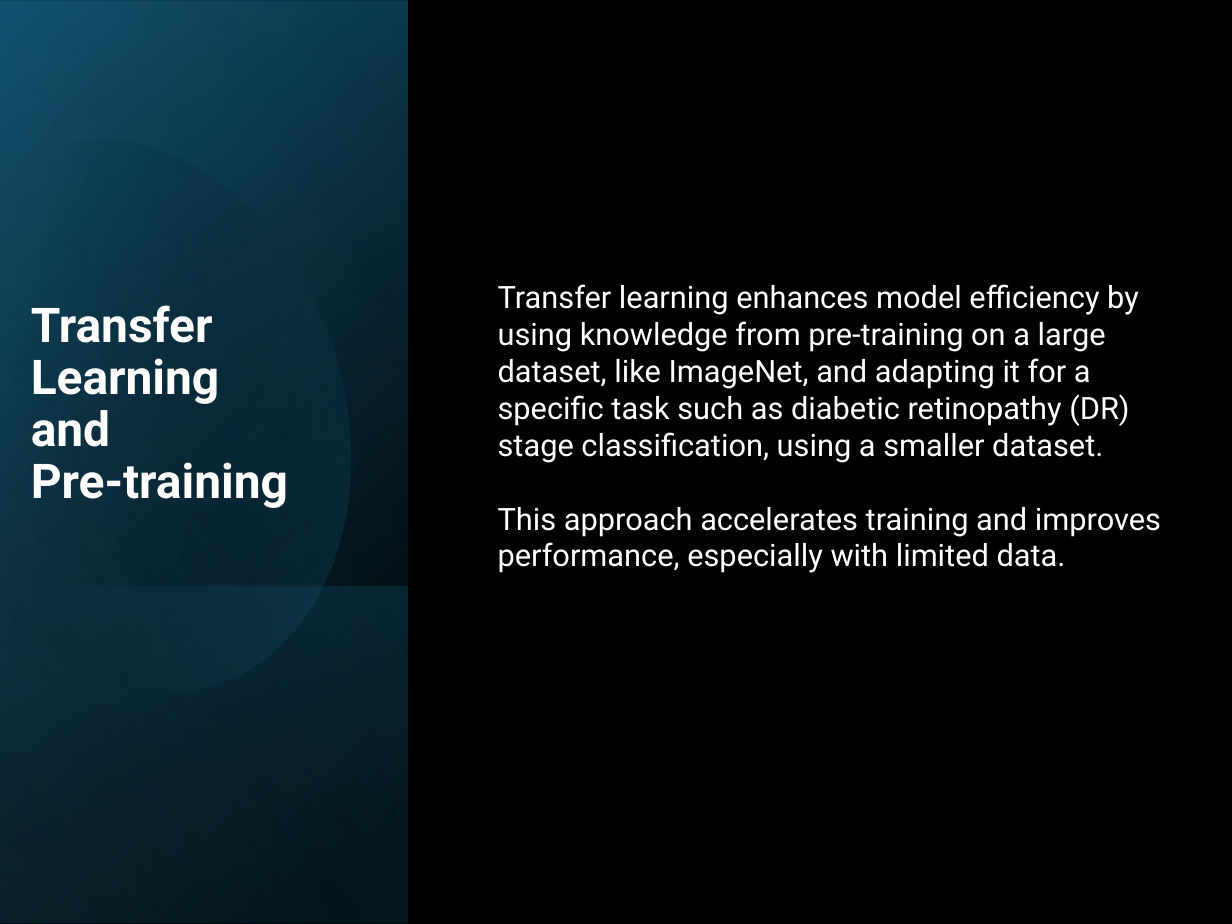
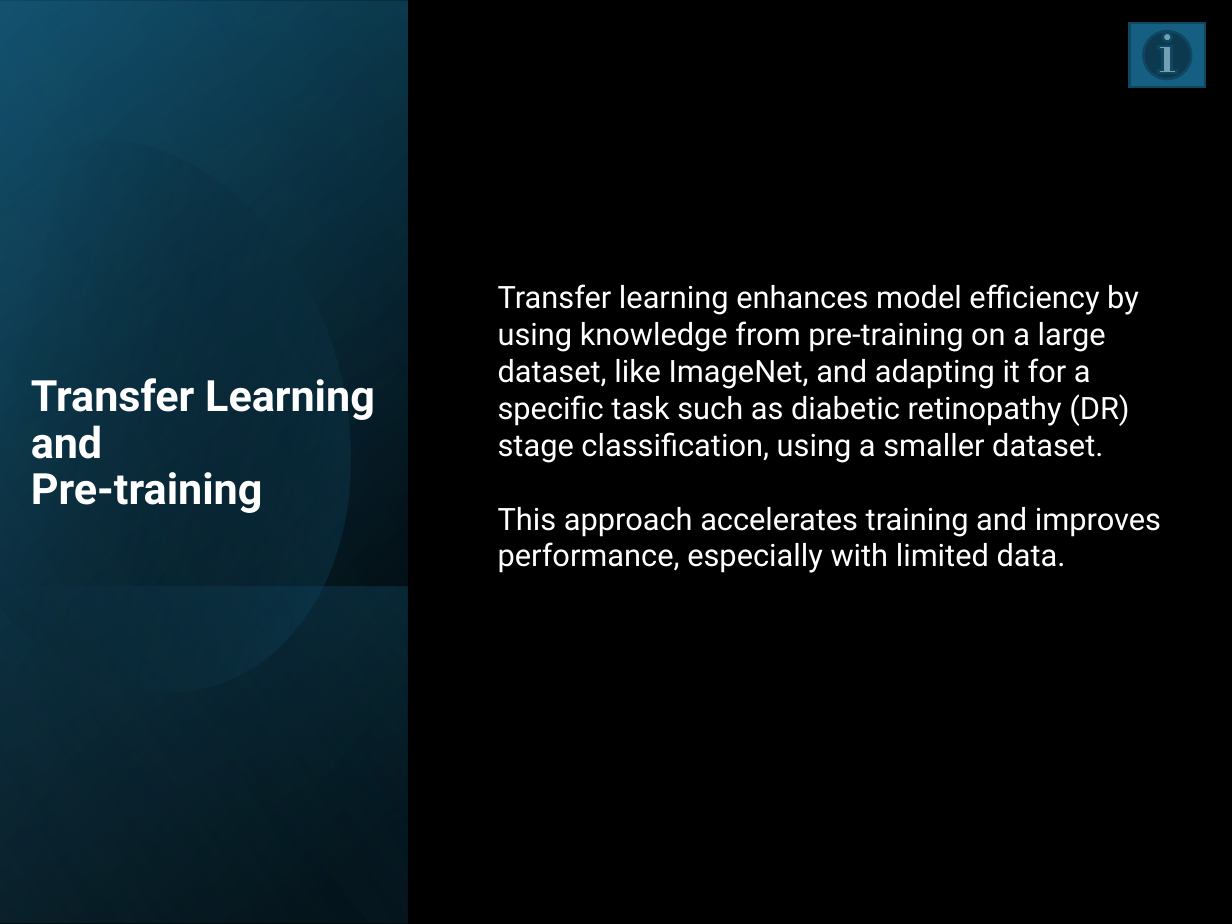
Before and after one commit to lmanov1/DL_DiabeticRetinopathyStagePrediction, a slide deck: slide 13 of presentation/DLStagePredictPresentation.pptx. Drawn at 1232x924 pixels with LibreOffice and Linux fonts; fonts in the diff are those of the drawing. Boxes give left, top, right and bottom in pixels: in the first picture for what was removed or moved away, otherwise in the second. Text is boxed around its words. In the diff, an @@ line names an element or a change of style, - is before the commit and + after.

```diff
--- a/presentation/DLStagePredictPresentation.pptx
+++ b/presentation/DLStagePredictPresentation.pptx
@@ action button information added at box(1130, 23, 1205, 87), fill #156082, outline #104760 1.5 pt @@
@@ title "Transfer Learning and Pre-training" at box(31, 378, 375, 513): size 28 to 25.2 pt @@
```
Also in this commit, not shown: 12 other slides changed, 5 slides added.
